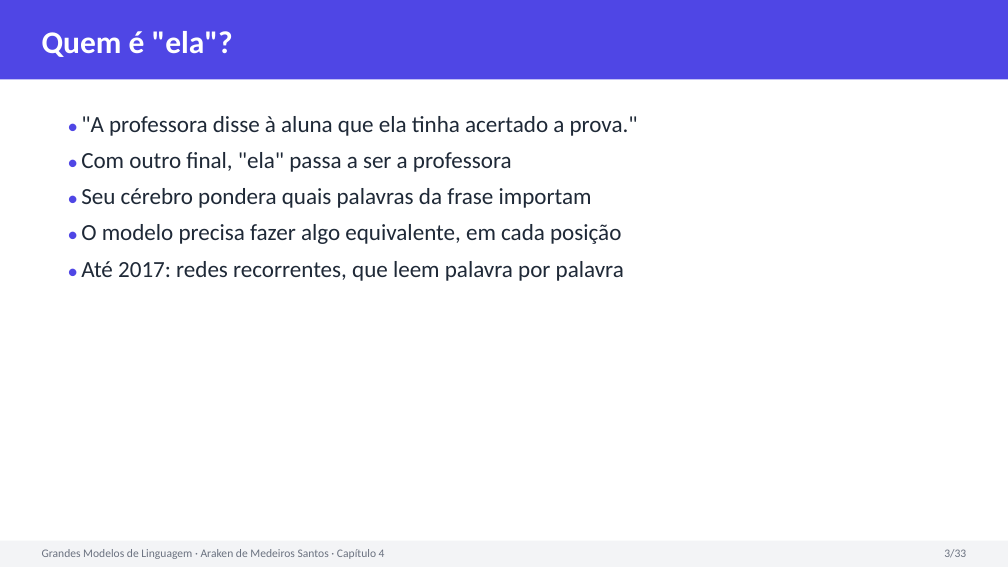
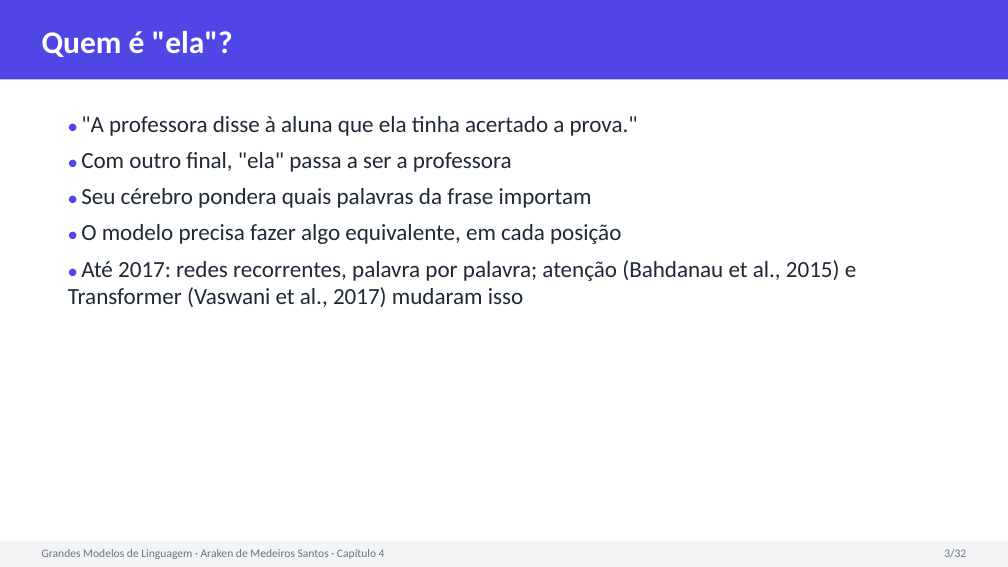
Before and after one commit to arakenmedeiros/claude, a slide deck: slide 3 of llm/slides/Cap04.pptx. Drawn at 1008x567 pixels with LibreOffice and Linux fonts; fonts in the diff are those of the drawing. Boxes give left, top, right and bottom in pixels: in the first picture for what was removed or moved away, otherwise in the second. Text is boxed around its words. In the diff, an @@ line names an element or a change of style, - is before the commit and + after.

```diff
--- a/llm/slides/Cap04.pptx
+++ b/llm/slides/Cap04.pptx
@@ text at [68,260,856,307]: text changed @@
-● Até 2017: redes recorrentes, que leem palavra por palavra
+● Até 2017: redes recorrentes, palavra por palavra; atenção (Bahdanau et al., 2015) e Transformer (Vaswani et al., 2017) mudaram isso
```
Also in this commit, not shown: 30 other slides changed, 1 slide removed, 5 other files.
